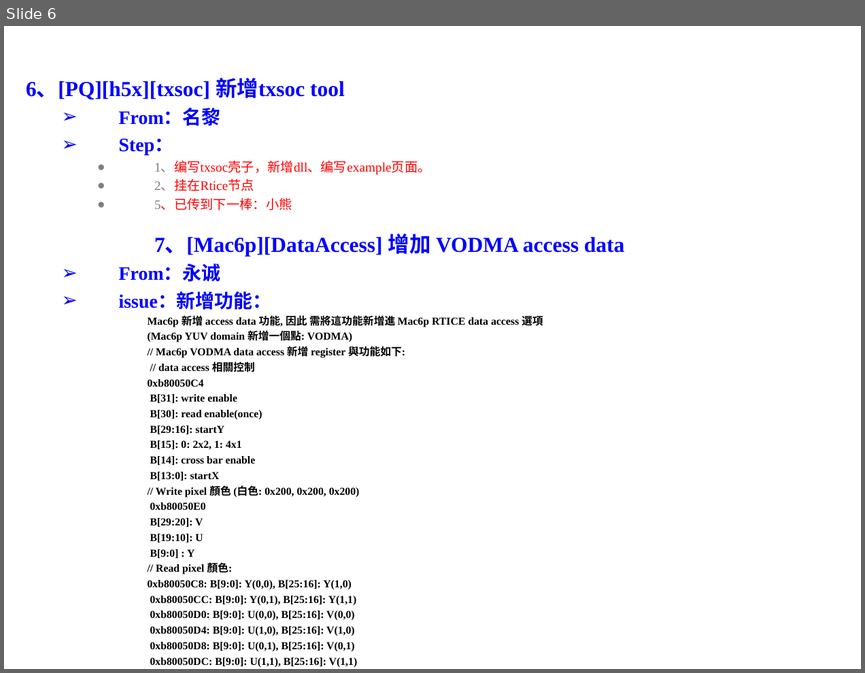
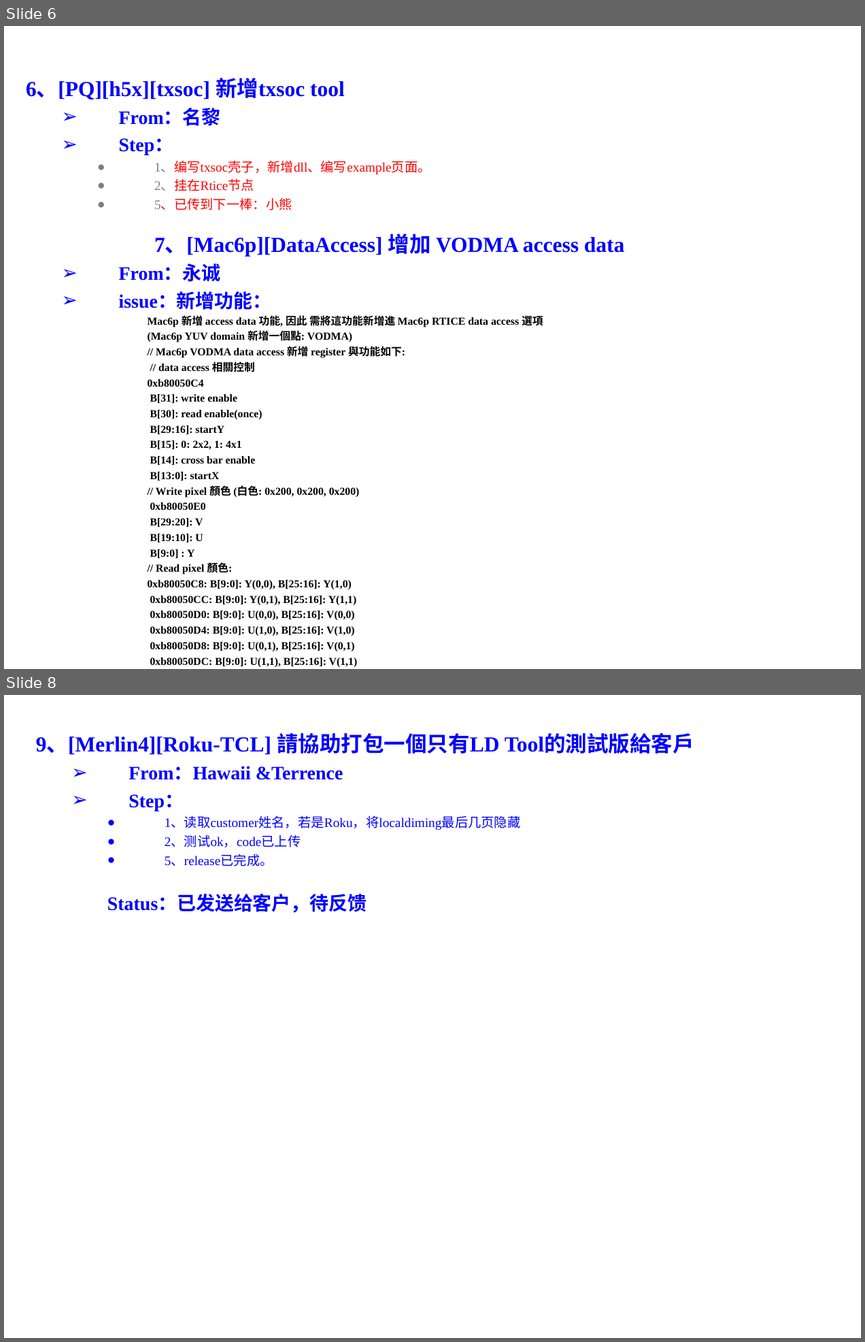
Before and after one commit to weicun581/Weekly_report, a slide deck: 2018年12月/RS_TV_SD_(Jimmy)_20181225.ppt. Shown one above the other, each under a label of ours: slide 6 before the commit, slides 6 and 8 after it; the slides between them are not shown. The pictures are 865x673 and 865x1342 pixels, drawn with LibreOffice and Linux fonts; fonts in the diff are those of the drawing; background and template pictures are left out. Boxes give left, top, right and bottom in pixels: in the first picture for what was removed or moved away, otherwise in the second. Text is boxed around its words. In the diff, an @@ line names an element or a change of style, - is before the commit and + after.

```diff
--- a/2018年12月/RS_TV_SD_(Jimmy)_20181225.ppt
+++ b/2018年12月/RS_TV_SD_(Jimmy)_20181225.ppt
@@ slide 8 added at [4, 695, 861, 1338], background picture (left out) @@
@@ text added at [36, 733, 694, 913], 11 pt, text #0000FF, bold @@
+9、[Merlin4][Roku-TCL] 請協助打包一個只有LD Tool的測試版給客戶
+    ➢ From：Hawaii &Terrence
+    ➢ Step：
+      ● 1、读取customer姓名，若是Roku，将localdiming最后几页隐藏
+      ● 2、测试ok，code已上传
+      ● 5、release已完成。
+      Status：已发送给客户，待反馈
```
Also in this commit, not shown: 1 slide changed.
